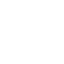
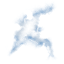
Revision of a layered w=64, h=64 image; what changed, layer by layer:
added group "Group 1" with 3 layers above "Background" over box(7, 2, 57, 60)
added layer "Layer 3" (darker color) in group "Group 1" over box(7, 2, 57, 60)
added layer "Layer 2" (darker color) in group "Group 1" over box(7, 2, 57, 60)
moved "Layer 1" into group "Group 1" over box(7, 2, 57, 60)
